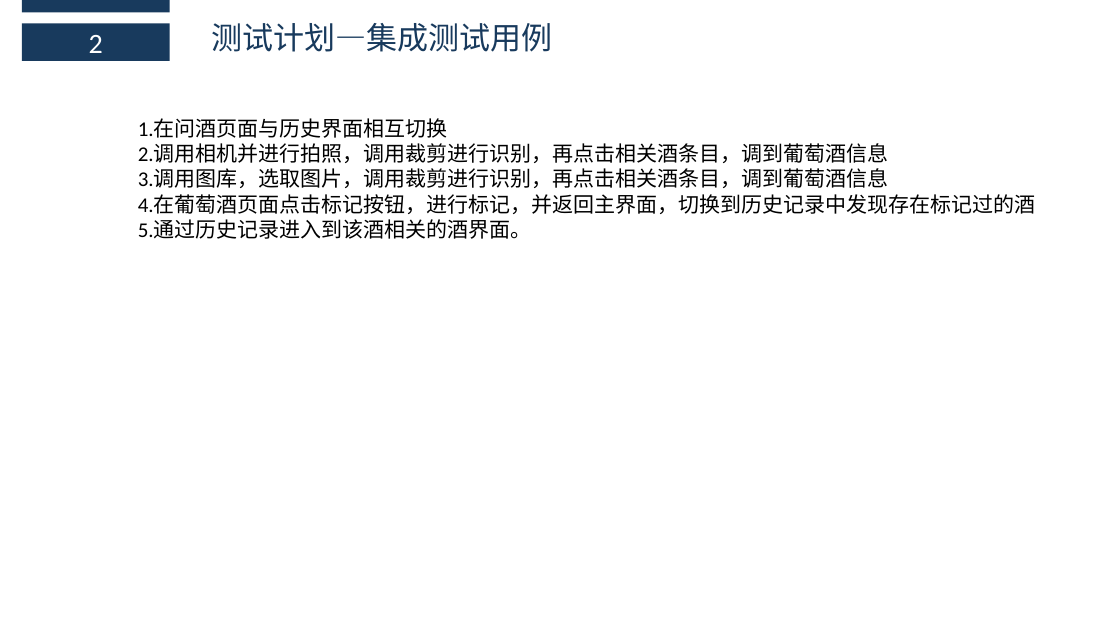
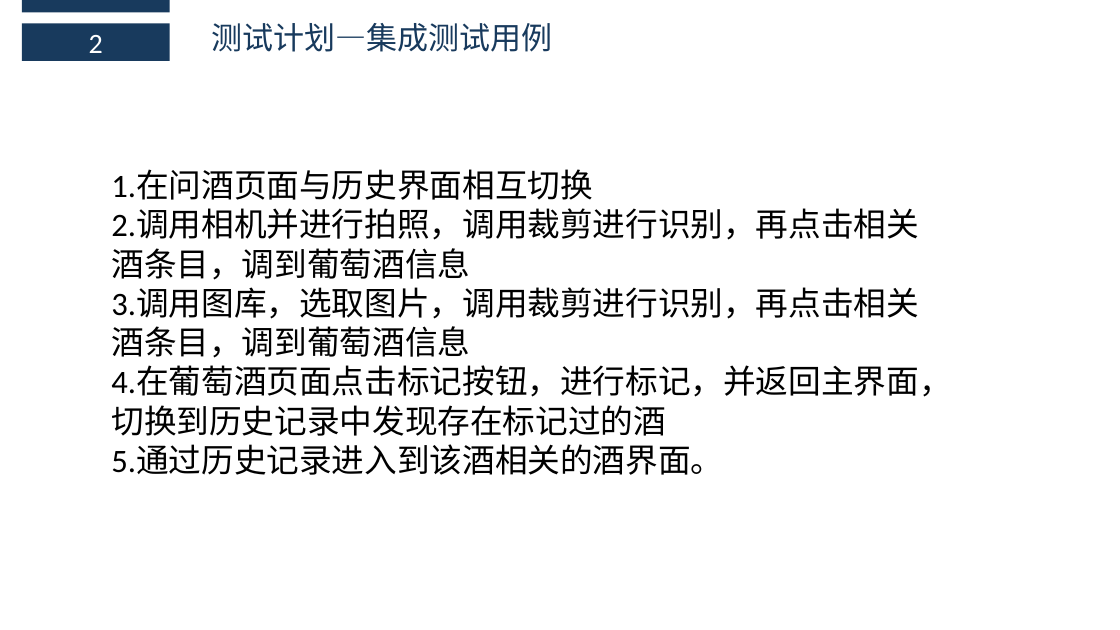
Before and after one commit to boboHh/Wine-APP, a slide deck: slide 10 of SE2018春-G17-实现阶段PPT.pptx. Drawn at 1120x630 pixels with LibreOffice and Linux fonts; fonts in the diff are those of the drawing. Boxes give left, top, right and bottom in pixels: in the first picture for what was removed or moved away, otherwise in the second. Text is boxed around its words. In the diff, an @@ line names an element or a change of style, - is before the commit and + after.

```diff
--- a/SE2018春-G17-实现阶段PPT.pptx
+++ b/SE2018春-G17-实现阶段PPT.pptx
@@ text "1.在问酒页面与历史界面相互切换": place and size @@
-text "1.在问酒页面与历史界面相互切换" at [138,118,1036,239]
+text "1.在问酒页面与历史界面相互切换" at [111,171,951,475]
@@ text "1.在问酒页面与历史界面相互切换" at [111,171,951,475]: size 18 to 28 pt @@
```
Also in this commit, not shown: 1 other slide changed.
